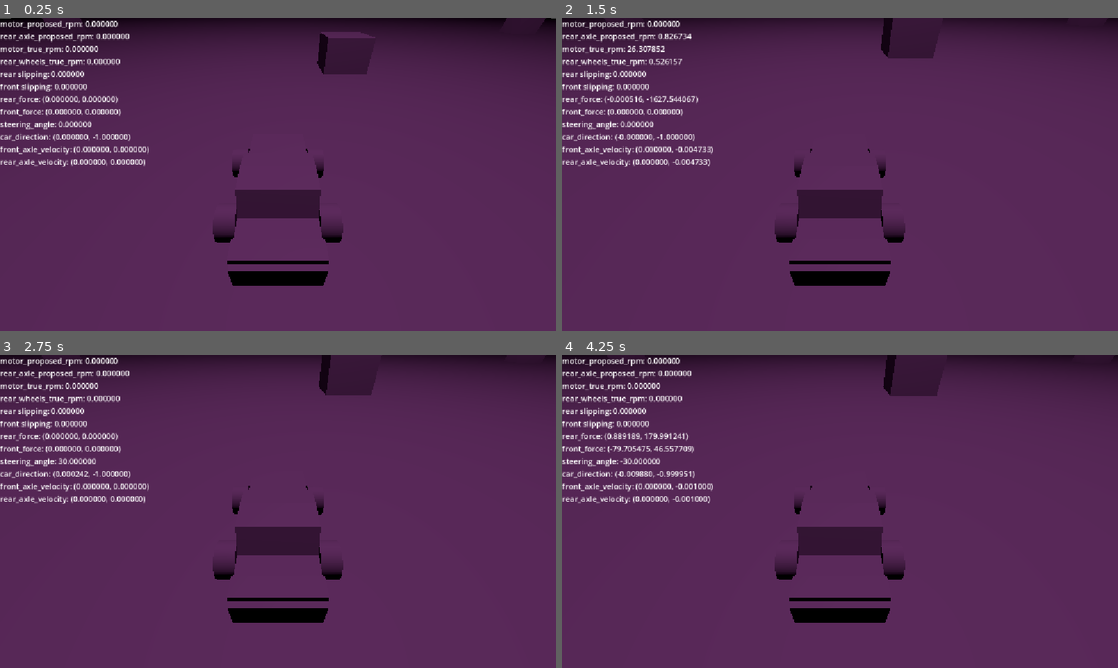
Above: before the commit, frames 1-4 (two rows, left to right).
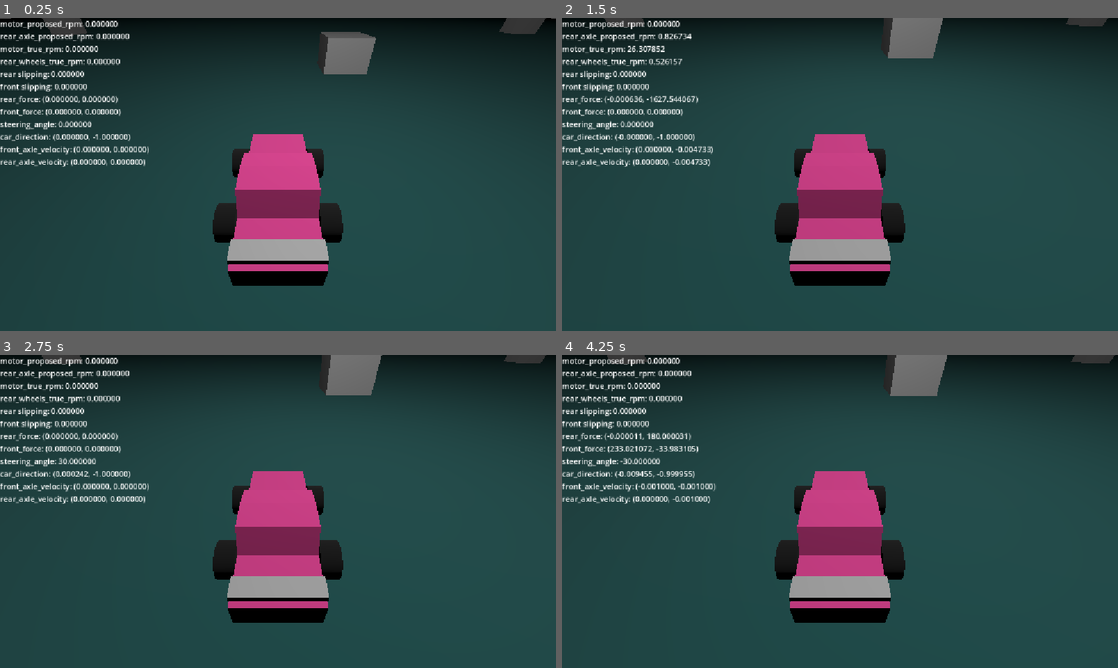
Above: after the commit, the same moments.

Repository: FlameFreezer/170.3
Game: Godot game, scene res://scenes/drive_test_chamber.tscn
Two runs of this game, one before a commit and one after it. Both use one fixed random seed, a clock stepped at 60 frames per second and the inputs below. This scene is started directly instead of the project's main scene.
Inputs:
- Up to frame 1 (0.25 s): no input
- Up to frame 2 (1.5 s): hold D (steer right) 0.53-1.28 s; hold Shift (clutch) 0.53-1.28 s; tap Enter at 1.25 s; hold Q (downshift) from 1.28 s (still down); tap W (throttle) at 1.35 s
- Up to frame 3 (2.75 s): release Q (downshift) at 2.03 s; hold D (steer right) from 2.03 s (still down); hold Shift (clutch) from 2.03 s (still down)
- Up to frame 4 (4.25 s): tap Space (handbrake) at 2.75 s; release D (steer right) at 2.78 s; release Shift (clutch) at 2.78 s; hold E (upshift) 2.78-3.53 s; tap W (throttle) at 2.85 s; hold A (steer left) from 3.53 s (still down); hold Shift (clutch) from 3.53 s (still down)

The runs differ from the first frame. In frame 1, 96% of the frame differs, in the area x 0-100%, y 0-100%; in frame 2, 97%; in frame 3, 97%; in frame 4, 97%.

Commit message:
Iain's in class stuff

Diff:
--- a/Scripts/Car/front_wheels.gd
+++ b/Scripts/Car/front_wheels.gd
@@ -49,7 +49,7 @@
 	var cornering_motion: Vector2 = car_normal_vec * car_normal_vec.dot(car_motion * delta)
 	var cornering_distance: float = cornering_motion.length()
 	var adjusted_cornering_demand: float = 2 * cornering_distance / pow(delta, 2)
-	adjusted_cornering_demand /= 1 + front_axle_distance_from_com / rear_axle_distance_from_com
+	# adjusted_cornering_demand /= 1 + front_axle_distance_from_com / rear_axle_distance_from_com
 
 	# find steering force demand
 	var slip_motion: Vector2 = wheel_normal_vec * (car_motion * delta).dot(wheel_normal_vec)
--- a/Scripts/Car/rear_axle.gd
+++ b/Scripts/Car/rear_axle.gd
@@ -91,7 +91,7 @@
 	var cornering_demand: float = 2 * slip_distance / pow(delta, 2)
 
 	# isolate the cornering force acting on the rear wheels
-	cornering_demand /= 1 + rear_axle_distance_from_com / front_axle_distance_from_com
+	# cornering_demand /= 1 + rear_axle_distance_from_com / front_axle_distance_from_com
 
 	# handle slip state changes
 	if (!slipping && (acceleration_demand + cornering_demand) * chassis_mass > max_static_friction_force):
--- a/scenes/Prefabs/PHCar.tscn
+++ b/scenes/Prefabs/PHCar.tscn
@@ -7,6 +7,21 @@
 
 [sub_resource type="PhysicsMaterial" id="PhysicsMaterial_w70d6"]
 friction = 0.0
+
+[sub_resource type="StandardMaterial3D" id="StandardMaterial3D_0wfyh"]
+albedo_color = Color(0.73541087, 0.20021743, 0.47464514, 1)
+
+[sub_resource type="StandardMaterial3D" id="StandardMaterial3D_ynk2d"]
+albedo_color = Color(0, 0, 0, 1)
+
+[sub_resource type="StandardMaterial3D" id="StandardMaterial3D_1a7xp"]
+albedo_color = Color(0, 0, 0, 1)
+
+[sub_resource type="StandardMaterial3D" id="StandardMaterial3D_xf787"]
+albedo_color = Color(0, 0, 0, 1)
+
+[sub_resource type="StandardMaterial3D" id="StandardMaterial3D_caoin"]
+albedo_color = Color(0, 0, 0, 1)
 
 [sub_resource type="BoxShape3D" id="BoxShape3D_oajxw"]
 size = Vector3(2, 1, 5)
@@ -19,22 +34,27 @@
 [node name="1703Ph2CarBody" type="MeshInstance3D" parent="." unique_id=1837564033]
 transform = Transform3D(1, 0, 0, 0, 1, 0, 0, 0, 1, 0, -0.49327415, 0.29302418)
 mesh = ExtResource("1_py02g")
+surface_material_override/0 = SubResource("StandardMaterial3D_0wfyh")
 
 [node name="1703PhTireFrontLeft" type="MeshInstance3D" parent="1703Ph2CarBody" unique_id=367701499]
 transform = Transform3D(1, 0, 0, 0, 1, 0, 0, 0, 1, -0.255, 0, -2.5)
 mesh = ExtResource("2_8ty4o")
+surface_material_override/0 = SubResource("StandardMaterial3D_ynk2d")
 
 [node name="1703PhTireFrontRight" type="MeshInstance3D" parent="1703Ph2CarBody" unique_id=1727197525]
 transform = Transform3D(1, 0, 0, 0, 1, 0, 0, 0, 1, 2.25, 0, -2.5)
 mesh = ExtResource("2_8ty4o")
+surface_material_override/0 = SubResource("StandardMaterial3D_1a7xp")
 
 [node name="1703PhTireBackLeft" type="MeshInstance3D" parent="1703Ph2CarBody" unique_id=318854468]
 transform = Transform3D(1, 0, 0, 0, 1, 0, 0, 0, 1, -0.255, 0, 0)
 mesh = ExtResource("2_8ty4o")
+surface_material_override/0 = SubResource("StandardMaterial3D_xf787")
 
 [node name="1703PhTireBackRight" type="MeshInstance3D" parent="1703Ph2CarBody" unique_id=846160020]
 transform = Transform3D(1, 0, 0, 0, 1, 0, 0, 0, 1, 2.25, 0, 0)
 mesh = ExtResource("2_8ty4o")
+surface_material_override/0 = SubResource("StandardMaterial3D_caoin")
 
 [node name="CollisionShape3D" type="CollisionShape3D" parent="." unique_id=2110563621]
 shape = SubResource("BoxShape3D_oajxw")
--- a/scenes/Prefabs/floor_tile.tscn
+++ b/scenes/Prefabs/floor_tile.tscn
@@ -6,6 +6,9 @@
 [sub_resource type="HeightMapShape3D" id="HeightMapShape3D_2e8lr"]
 
 [sub_resource type="PlaneMesh" id="PlaneMesh_62yfg"]
+
+[sub_resource type="StandardMaterial3D" id="StandardMaterial3D_sugp2"]
+albedo_color = Color(0.068336934, 0.26809493, 0.26299658, 1)
 
 [node name="FloorTile" type="StaticBody3D" unique_id=1666266216]
 physics_material_override = SubResource("PhysicsMaterial_4mfdp")
@@ -16,3 +19,4 @@
 [node name="MeshInstance3D" type="MeshInstance3D" parent="." unique_id=1557458708]
 transform = Transform3D(0.5, 0, 0, 0, 1, 0, 0, 0, 0.5, 0, 0, 0)
 mesh = SubResource("PlaneMesh_62yfg")
+surface_material_override/0 = SubResource("StandardMaterial3D_sugp2")
--- a/scenes/drive_test_chamber.tscn
+++ b/scenes/drive_test_chamber.tscn
@@ -18,8 +18,7 @@
 transform = Transform3D(1, 0, 0, 0, 1, 0, 0, 0, 1, -2.5200164, 2.452403, 0.48898888)
 
 [node name="OmniLight3D" type="OmniLight3D" parent="." unique_id=421569984]
-transform = Transform3D(1, 0, 0, 0, 1, 0, 0, 0, 1, 0, 48.193104, 0)
-light_color = Color(1, 0.5058824, 1, 1)
+transform = Transform3D(1, 0, 0, 0, 1, 0, 0, 0, 1, 0, 15.620911, 0)
 light_energy = 16.0
 omni_range = 193.254
 
--- a/scenes/main.tscn
+++ b/scenes/main.tscn
@@ -18,7 +18,7 @@
 [node name="RigidBody3D" type="RigidBody3D" parent="." unique_id=782957679]
 transform = Transform3D(1, 0, 0, 0, 1, 0, 0, 0, 1, 0, 2.0939558, 0)
 script = ExtResource("1_0wfyh")
-gear_ratios = [0.0, 0.0, 0.0, 0.0, 0.0, 0.0]
+gear_ratios = Array[float]([0.0, 0.0, 0.0, 0.0, 0.0, 0.0])
 
 [node name="CollisionShape3D" type="CollisionShape3D" parent="RigidBody3D" unique_id=1578132594]
 shape = SubResource("SphereShape3D_2e8lr")
